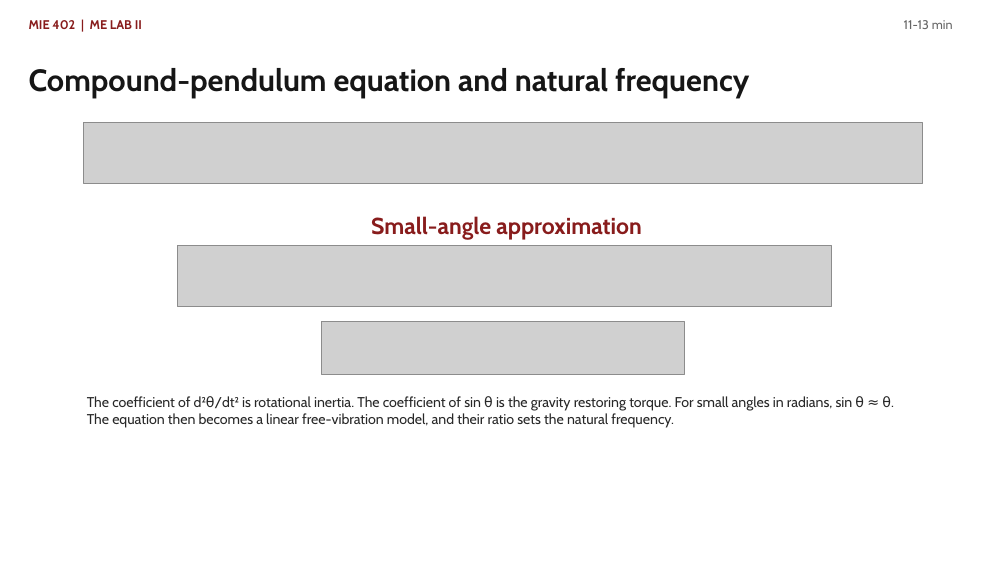
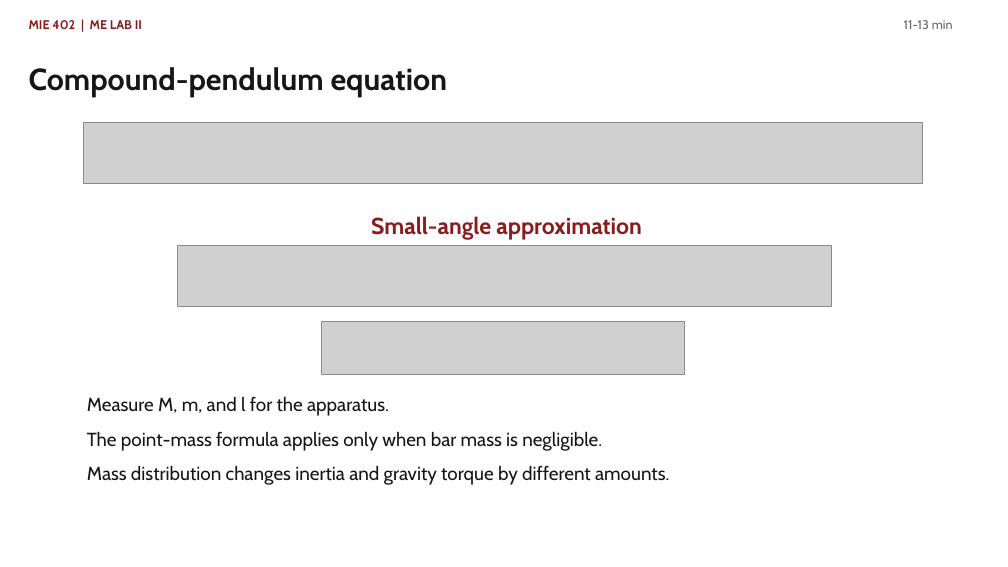
Before and after one commit to Ehsan-Roohi/MIE402-Lab, a slide deck: slide 6 of site/docs/MIE402_Lecture03_Single_Pendulum_PreLab2_Fall2026.pptx. Drawn at 1008x567 pixels with LibreOffice and Linux fonts; fonts in the diff are those of the drawing; grey boxes stand for pictures. Boxes give left, top, right and bottom in pixels: in the first picture for what was removed or moved away, otherwise in the second. Text is boxed around its words. In the diff, an @@ line names an element or a change of style, - is before the commit and + after.

Commit message:
Clarify Lab 2 camera measurement

```diff
--- a/site/docs/MIE402_Lecture03_Single_Pendulum_PreLab2_Fall2026.pptx
+++ b/site/docs/MIE402_Lecture03_Single_Pendulum_PreLab2_Fall2026.pptx
@@ text at <box>29,67,448,97</box>: text changed; size 29.2 to 29 pt @@
-Compound-pendulum equation and natural frequency
+Compound-pendulum equation
@@ text at <box>87,397,669,485</box>: text changed; size 13.5 to 18 pt; text colour #282828 to #161616 @@
-The coefficient of d²θ/dt² is rotational inertia. The coefficient of sin θ is the gravity restoring torque. For small angles in radians, sin θ ≈ θ. The equation then becomes a linear free-vibration model, and their ratio sets the natural frequency.
+Measure M, m, and l for the apparatus.
+The point-mass formula applies only when bar mass is negligible.
+Mass distribution changes inertia and gravity torque by different amounts.
```
Also in this commit, not shown: 11 other slides changed, 2 other files.
